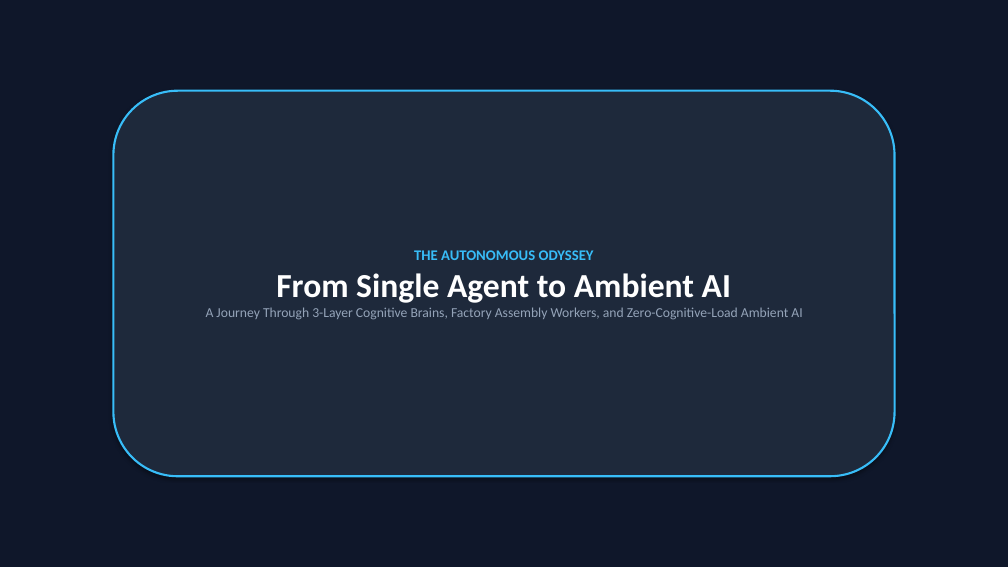
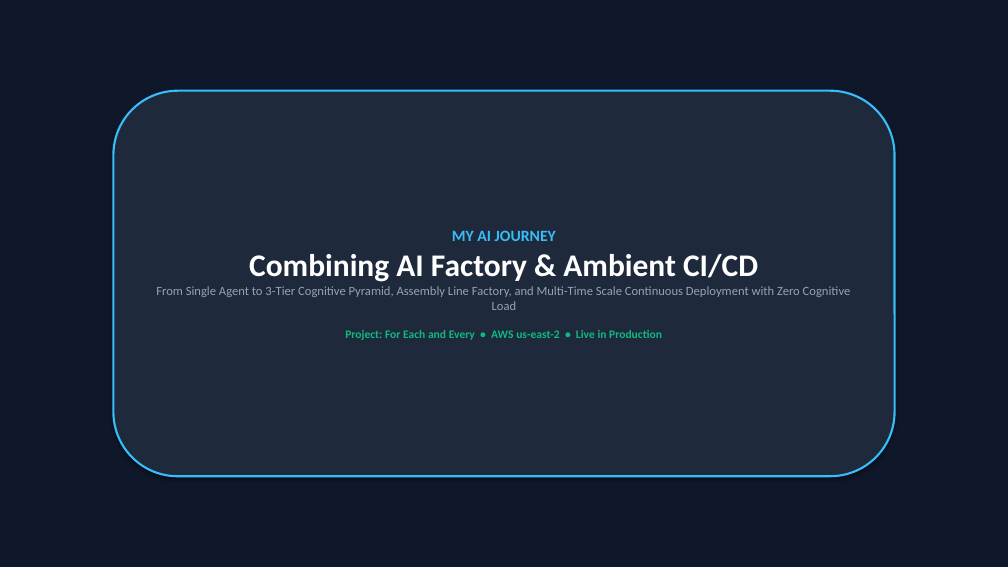
Before and after one commit to cosmosanalytics/uat-copilot-local, a slide deck: slide 1 of AI_Journey_Single_Agent_to_Ambient_Enterprise.pptx. Drawn at 1008x567 pixels with LibreOffice and Linux fonts; fonts in the diff are those of the drawing. Boxes give left, top, right and bottom in pixels: in the first picture for what was removed or moved away, otherwise in the second. Text is boxed around its words. In the diff, an @@ line names an element or a change of style, - is before the commit and + after.

Commit message:
docs: Rewrite AI Journey PPT to reflect combination of AI Factory and Ambient CI/CD

```diff
--- a/AI_Journey_Single_Agent_to_Ambient_Enterprise.pptx
+++ b/AI_Journey_Single_Agent_to_Ambient_Enterprise.pptx
@@ text in rounded rectangle at bbox=[156, 230, 851, 340]: text changed; size 13 to 12 pt @@
-THE AUTONOMOUS ODYSSEY
-From Single Agent to Ambient AI
-A Journey Through 3-Layer Cognitive Brains, Factory Assembly Workers, and Zero-Cognitive-Load Ambient AI
+MY AI JOURNEY
+Combining AI Factory & Ambient CI/CD
+From Single Agent to 3-Tier Cognitive Pyramid, Assembly Line Factory, and Multi-Time Scale Continuous Deployment with Zero Cognitive Load
+Project: For Each and Every • AWS us-east-2 • Live in Production
```
Also in this commit, not shown: 6 other slides changed, 2 slides added, 2 slides removed.
